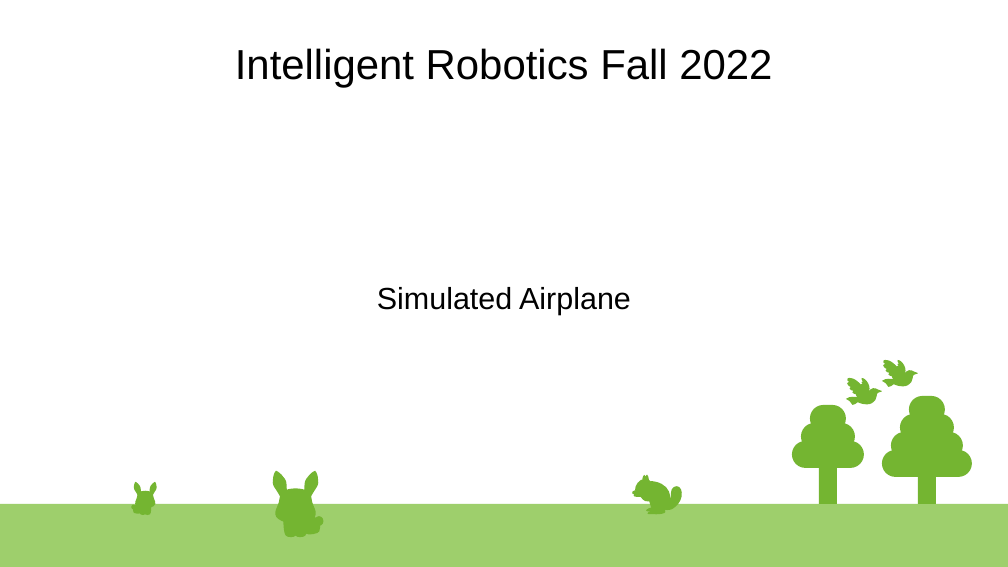
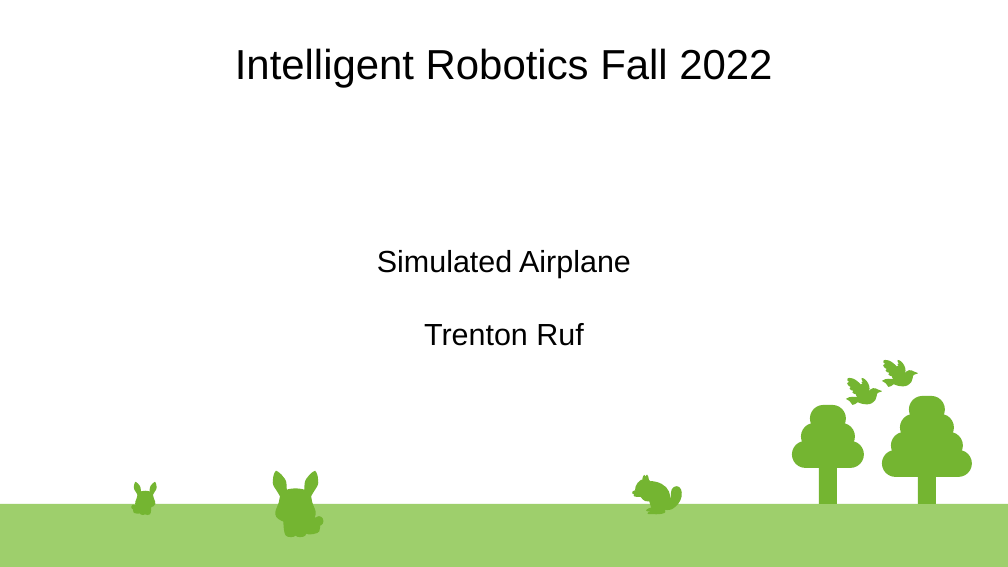
Before and after one commit to Trenton-Ruf/Intelligent_Robotics, a slide deck: slide 1 of reports/Fall/presentation/presentation.odp. Drawn at 1008x567 pixels with LibreOffice and Linux fonts; fonts in the diff are those of the drawing. Boxes give left, top, right and bottom in pixels: in the first picture for what was removed or moved away, otherwise in the second. Text is boxed around its words. In the diff, an @@ line names an element or a change of style, - is before the commit and + after.

```diff
--- a/reports/Fall/presentation/presentation.odp
+++ b/reports/Fall/presentation/presentation.odp
@@ subtitle at (424,323,583,346): paragraph added @@
+Trenton Ruf
```
Also in this commit, not shown: 6 slides added, 1 slide removed, 1 other file.
